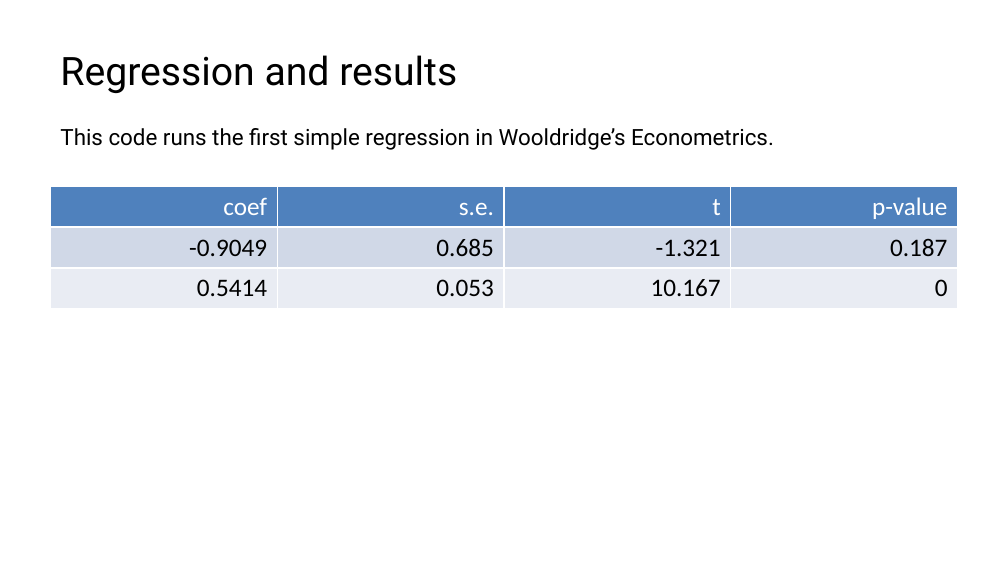
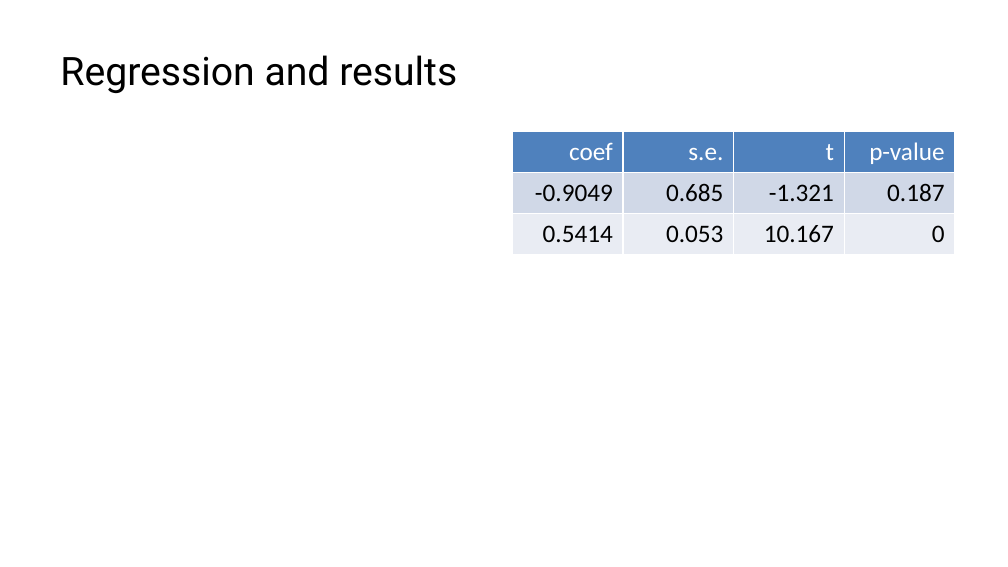
Before and after one commit to lucas-a-meyer/using-quarto, a slide deck: slide 15 of docs/presentation.pptx. Drawn at 1008x567 pixels with LibreOffice and Linux fonts; fonts in the diff are those of the drawing. Boxes give left, top, right and bottom in pixels: in the first picture for what was removed or moved away, otherwise in the second. Text is boxed around its words. In the diff, an @@ line names an element or a change of style, - is before the commit and + after.

```diff
--- a/docs/presentation.pptx
+++ b/docs/presentation.pptx
@@ text removed at bbox=[60, 128, 774, 150] @@
-This code runs the first simple regression in Wooldridge’s Econometrics.
@@ table: place and size @@
-table at bbox=[50, 186, 958, 515]
+table at bbox=[512, 132, 956, 506]
```
Also in this commit, not shown: 6 other slides changed, 1 slide removed, 8 other files.
